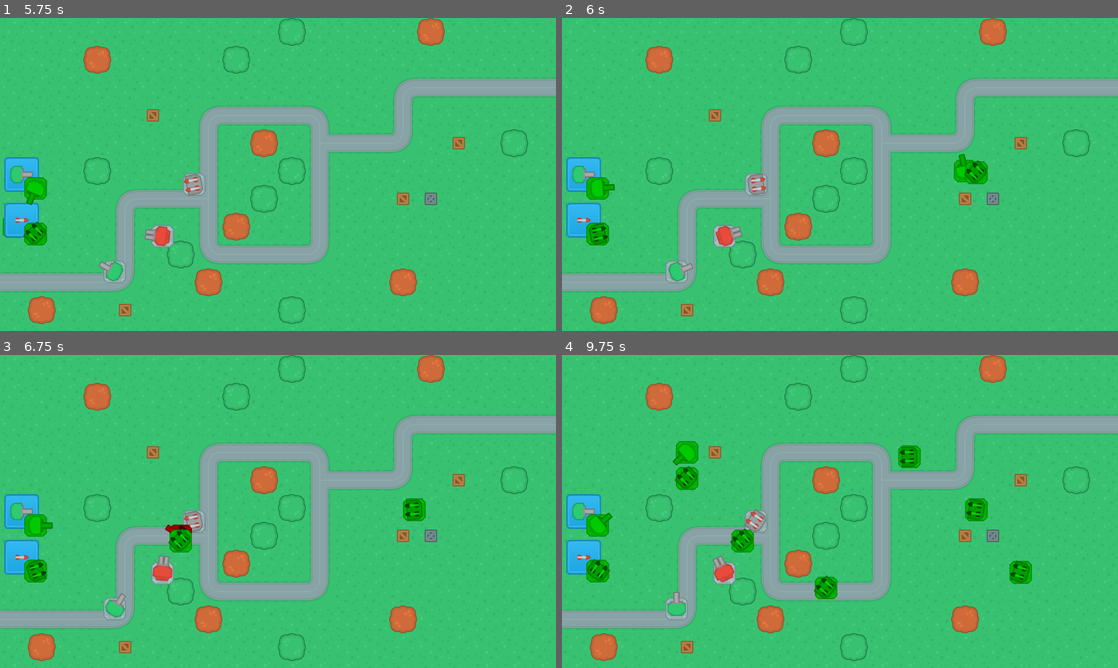
Above: before the commit, frames 1-4 (two rows, left to right).
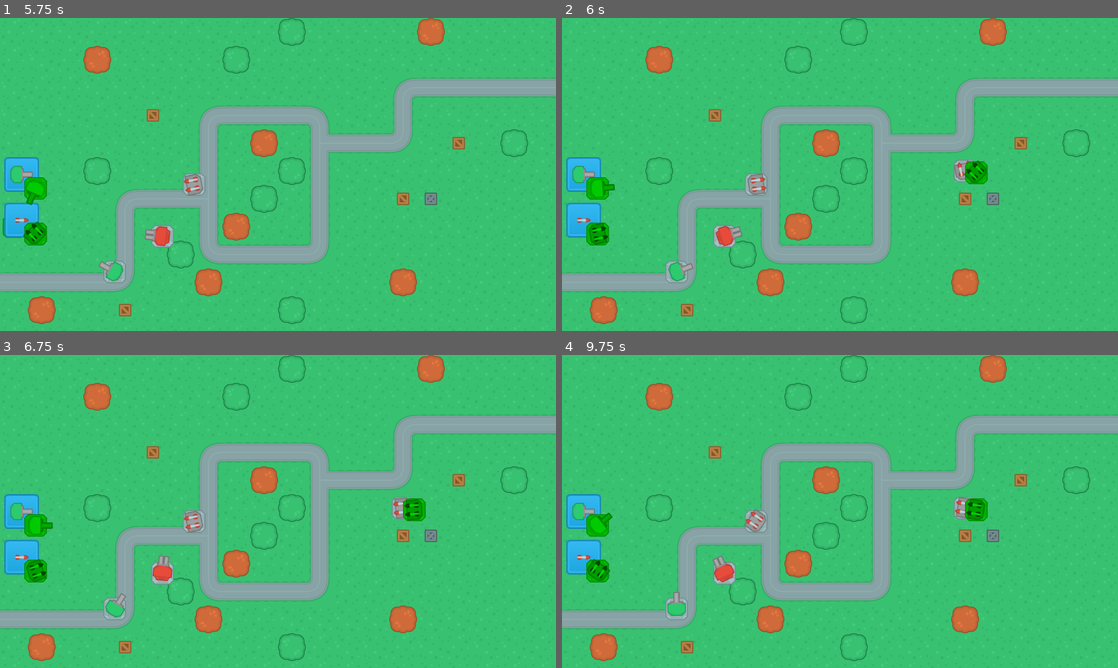
Above: after the commit, the same moments.

Repository: derUbermenk/TowerDefense
Game: Godot game, scene res://SceneHandler.tscn
The game is run twice, just before and just after one commit, with the same random seed, the same clock (stepped at 60 frames per second) and the same inputs.
Inputs (mouse positions are in pixels of both pictures, inside the frame that each line leads up to):
- Up to frame 1 (5.75 s): click "New Game" at 0.5 s; click (22, 174) at 1.25 s; click (22, 221) at 2 s; click (22, 174) at 2.75 s; click (22, 221) at 3.5 s; click (22, 174) at 4.25 s; click (22, 221) at 5 s
- Up to frame 2 (6 s): tap Enter (ui_accept) at 5.75, 5.85 s; move the mouse to (962, 158) at 5.77 s
- Up to frame 3 (6.75 s): tap Enter (ui_accept) at 6.02, 6.32, 6.5, 6.6 s; move the mouse to (166, 527) at 6.52 s
- Up to frame 4 (9.75 s): tap Enter (ui_accept) at 6.77, 7.07, 7.25, 7.35, 8, 8.1, 8.27, 8.57, 8.75, 8.85, 9.02, 9.32, 9.5, 9.6 s; move the mouse to (895, 442) at 7.27 s; move the mouse to (812, 574) at 8.02 s; move the mouse to (1006, 558) at 8.77 s; tap Escape (ui_cancel) at 9.4 s; move the mouse to (673, 464) at 9.52 s

Frame 1 is identical in both runs. In frame 2, 0.2% of the frame differs, in the area x 70-75%, y 43-53%; in frame 3, 0.5%; in frame 4, 1.8%, in the area x 19-85%, y 27-78%.

Commit message:
add tower build functionality

Diff:
--- a/Scenes/MainScenes/GameScene.gd
+++ b/Scenes/MainScenes/GameScene.gd
@@ -19,7 +19,11 @@
 		pass
 
 func _unhandled_input(event):
-	pass
+	if event.is_action_released("ui_cancel") and build_mode == true:
+		cancel_build_mode()
+	if event.is_action_released("ui_accept") and build_mode == true:
+		verify_and_build()
+		cancel_build_mode()
 
 func initiate_build_mode(tower_type):
 	build_type = tower_type + "T1"
@@ -40,7 +44,13 @@
 		build_valid = false
 
 func cancel_build_mode():
-	pass
+	build_mode = false
+	build_valid = false
+	get_node("UI/TowerPreview").queue_free()
 
 func verify_and_build():
-	pass
+	if build_valid:
+		## Test if player if player has enough cash
+		var new_tower = load("res://Scenes/Turrets/" + build_type +".tscn").instance()
+		new_tower.position = build_location
+		map_node.get_node("Turrets").add_child(new_tower, true)
--- a/Scenes/MainScenes/GameScene.tscn
+++ b/Scenes/MainScenes/GameScene.tscn
@@ -18,6 +18,7 @@
 [node name="HUD" type="Control" parent="UI"]
 anchor_right = 1.0
 anchor_bottom = 1.0
+mouse_filter = 2
 
 [node name="BuildBar" type="VBoxContainer" parent="UI/HUD"]
 anchor_top = 1.0
--- a/project.godot
+++ b/project.godot
@@ -30,6 +30,25 @@
 window/size/height=720
 mouse_cursor/custom_image="res://Assets/UI/cursor_pointer3D_shadow.png"
 
+[input]
+
+ui_accept={
+"deadzone": 0.5,
+"events": [ Object(InputEventKey,"resource_local_to_scene":false,"resource_name":"","device":0,"alt":false,"shift":false,"control":false,"meta":false,"command":false,"pressed":false,"scancode":16777221,"physical_scancode":0,"unicode":0,"echo":false,"script":null)
+, Object(InputEventKey,"resource_local_to_scene":false,"resource_name":"","device":0,"alt":false,"shift":false,"control":false,"meta":false,"command":false,"pressed":false,"scancode":16777222,"physical_scancode":0,"unicode":0,"echo":false,"script":null)
+, Object(InputEventKey,"resource_local_to_scene":false,"resource_name":"","device":0,"alt":false,"shift":false,"control":false,"meta":false,"command":false,"pressed":false,"scancode":32,"physical_scancode":0,"unicode":0,"echo":false,"script":null)
+, Object(InputEventJoypadButton,"resource_local_to_scene":false,"resource_name":"","device":0,"button_index":0,"pressure":0.0,"pressed":false,"script":null)
+, Object(InputEventMouseButton,"resource_local_to_scene":false,"resource_name":"","device":0,"alt":false,"shift":false,"control":false,"meta":false,"command":false,"button_mask":0,"position":Vector2( 0, 0 ),"global_position":Vector2( 0, 0 ),"factor":1.0,"button_index":1,"pressed":false,"doubleclick":false,"script":null)
+ ]
+}
+ui_cancel={
+"deadzone": 0.5,
+"events": [ Object(InputEventKey,"resource_local_to_scene":false,"resource_name":"","device":0,"alt":false,"shift":false,"control":false,"meta":false,"command":false,"pressed":false,"scancode":16777217,"physical_scancode":0,"unicode":0,"echo":false,"script":null)
+, Object(InputEventJoypadButton,"resource_local_to_scene":false,"resource_name":"","device":0,"button_index":1,"pressure":0.0,"pressed":false,"script":null)
+, Object(InputEventMouseButton,"resource_local_to_scene":false,"resource_name":"","device":0,"alt":false,"shift":false,"control":false,"meta":false,"command":false,"button_mask":0,"position":Vector2( 0, 0 ),"global_position":Vector2( 0, 0 ),"factor":1.0,"button_index":2,"pressed":false,"doubleclick":false,"script":null)
+ ]
+}
+
 [physics]
 
 common/enable_pause_aware_picking=true
